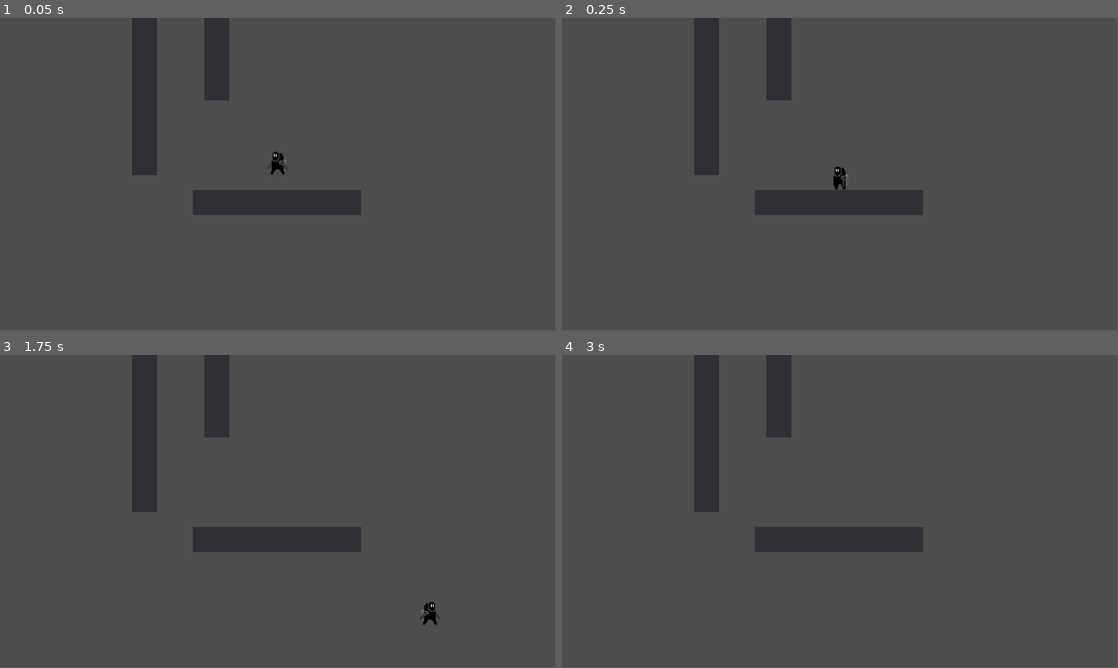
Above: before the commit, frames 1-4 (two rows, left to right).
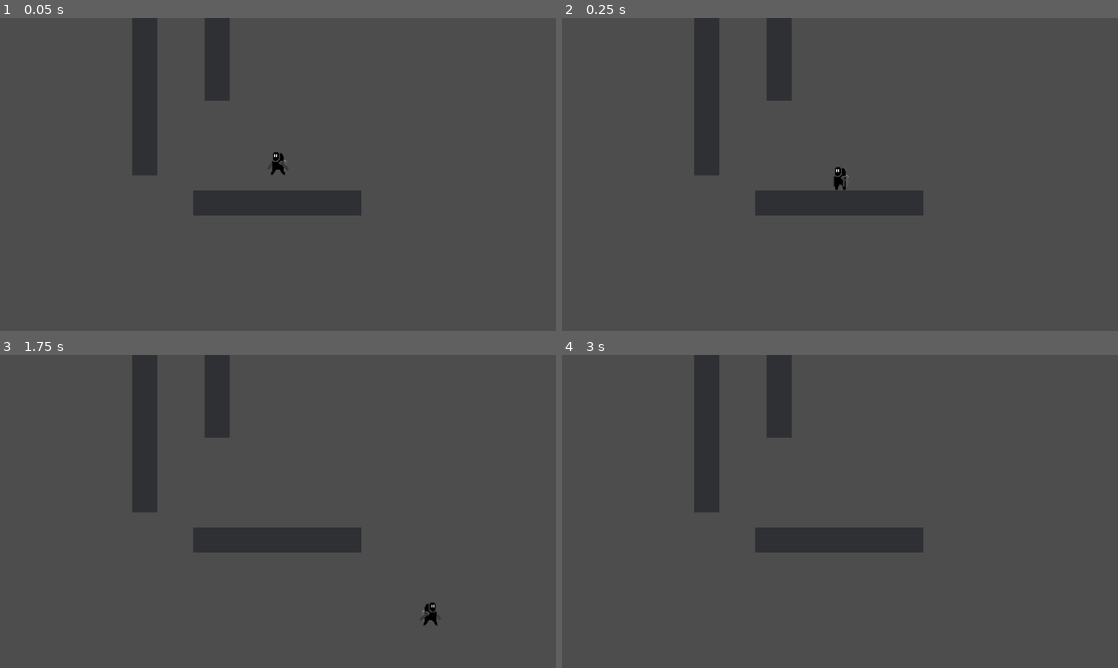
Above: after the commit, the same moments.

Repository: Mikey-Mikey/Untitled-Stealth-Game
Game: Godot game, scene res://world.tscn
Same seed, same stepped clock (60 frames per second), same inputs: the game is played once before the commit and once after it.
Inputs:
- Up to frame 1 (0.05 s): no input
- Up to frame 2 (0.25 s): no input
- Up to frame 3 (1.75 s): tap Enter at 0.5 s; hold D (move_right) from 0.53 s (still down); tap W (jump) at 0.6, 0.77, 1.07, 1.35, 1.52 s
- Up to frame 4 (3 s): tap W (jump) at 1.82, 2.1, 2.85 s; release D (move_right) at 2.03 s; hold A (move_left) 2.03-2.78 s; tap Space at 2.75 s; hold D (move_right) from 2.78 s (still down)
In our replay, the window is 799x449 before the commit and 800x450 after it. These sizes can differ from the game's own. Grey fills any space a smaller window leaves; there, only what the larger window draws over its background counts as a difference.

The runs differ from the first frame. In frame 1, less than 0.1% of the frame differs, in the area x 48-52%, y 42-50%; in frame 2, less than 0.1%; in frame 3, less than 0.1%, in the area x 75-79%, y 78-87%; in frame 4, less than 0.1%.

Commit message:
Added wall-sliding when up against a wall

Diff:
--- a/Scripts/player.gd
+++ b/Scripts/player.gd
@@ -16,7 +16,7 @@
     if movement_x != 0:
         player_sprite.flip_h = movement_x > 0
 
-    if abs(velocity.x) > 5:
+    if abs(velocity.x) > 15:
         player_sprite.play("run")
         player_sprite.speed_scale = abs(velocity.x * 0.006)
     elif is_on_floor():
@@ -28,7 +28,8 @@
         player_sprite.play("jump")
         velocity.y += gravity * delta
         velocity.x += (movement_x * player_speed - velocity.x) * 0.05
-    else:
+
+    if is_on_floor() or left_wall_detect.has_overlapping_bodies() or right_wall_detect.has_overlapping_bodies():
         velocity.x += (movement_x * player_speed - velocity.x) * 0.2
 
     if Input.is_action_just_pressed("jump"):
@@ -37,8 +38,13 @@
 
         if left_wall_detect.has_overlapping_bodies():
             velocity.x = player_speed
+            player_sprite.flip_h = true
 
         if right_wall_detect.has_overlapping_bodies():
             velocity.x = -player_speed
+            player_sprite.flip_h = false
+
+    if left_wall_detect.has_overlapping_bodies() and movement_x < 0 or right_wall_detect.has_overlapping_bodies() and movement_x > 0:
+        velocity.y = min(velocity.y, 90)
 
     move_and_slide()
--- a/project.godot
+++ b/project.godot
@@ -14,6 +14,10 @@
 run/main_scene="res://world.tscn"
 config/features=PackedStringArray("4.2", "Forward Plus")
 config/icon="res://icon.svg"
+
+[display]
+
+window/stretch/mode="viewport"
 
 [dotnet]
 
--- a/world.tscn
+++ b/world.tscn
@@ -1,8 +1,7 @@
-[gd_scene load_steps=5 format=3 uid="uid://d4npwi634bhr0"]
+[gd_scene load_steps=4 format=3 uid="uid://ch3oa16vrfsn7"]
 
 [ext_resource type="PackedScene" uid="uid://b35uon1hxks68" path="res://Scenes/player.tscn" id="1_22vpi"]
 [ext_resource type="Script" path="res://Scripts/game.gd" id="1_bcia4"]
-[ext_resource type="PackedScene" uid="uid://butlpm62pj33k" path="res://Scenes/camera.tscn" id="2_e3rn2"]
 
 [sub_resource type="RectangleShape2D" id="RectangleShape2D_odk57"]
 size = Vector2(349, 52)
